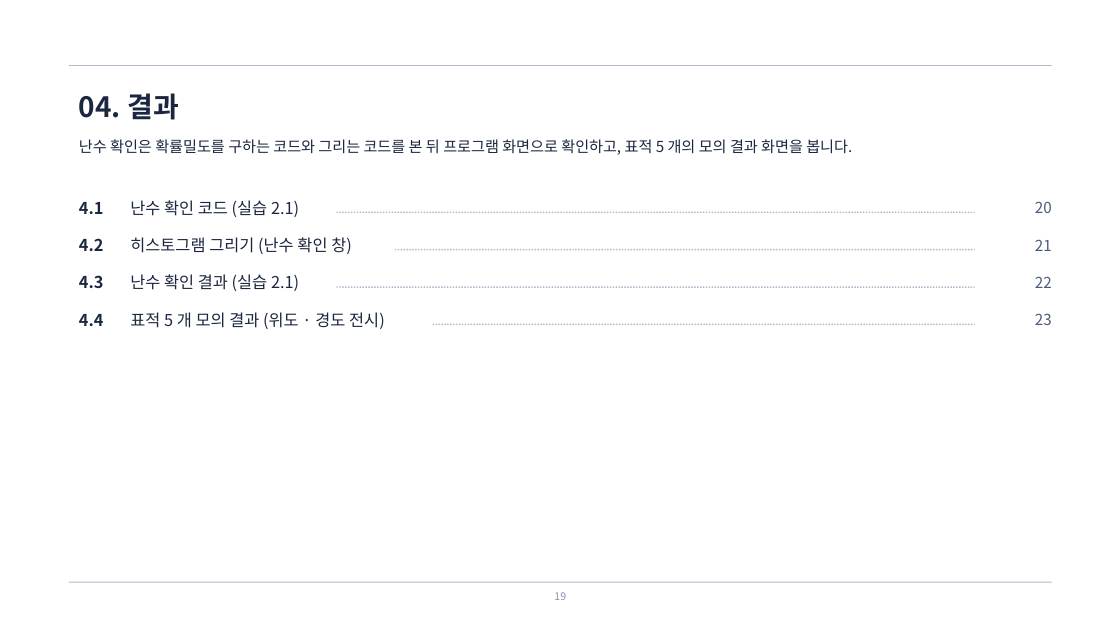
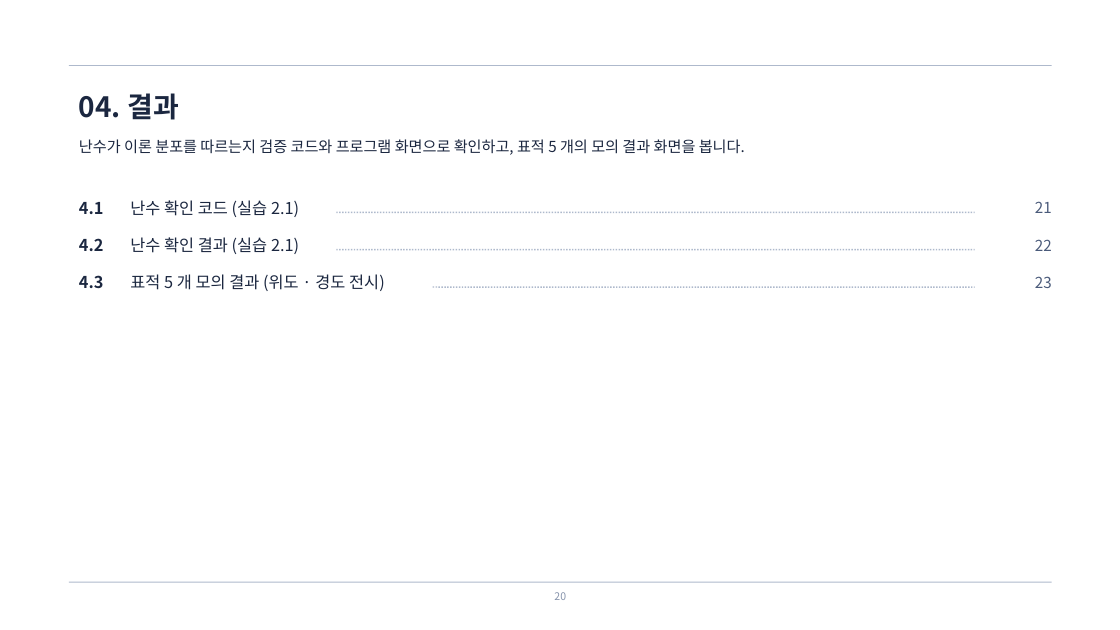
Before and after one commit to harley-hwan/radar-sw-study, a slide deck: slide 20 of Part4_Plot_Clutter_Sim/ref/산출물/Chapter4_PlotClutterSim.pptx (slide 19 before the commit). Drawn at 1120x630 pixels with LibreOffice and Linux fonts; fonts in the diff are those of the drawing. Boxes give left, top, right and bottom in pixels: in the first picture for what was removed or moved away, otherwise in the second. Text is boxed around its words. In the diff, an @@ line names an element or a change of style, - is before the commit and + after.

```diff
--- a/Part4_Plot_Clutter_Sim/ref/산출물/Chapter4_PlotClutterSim.pptx
+++ b/Part4_Plot_Clutter_Sim/ref/산출물/Chapter4_PlotClutterSim.pptx
@@ text at [79, 139, 745, 155]: text changed @@
-난수 확인은 확률밀도를 구하는 코드와 그리는 코드를 본 뒤 프로그램 화면으로 확인하고, 표적 5 개의 모의 결과 화면을 봅니다.
+난수가 이론 분포를 따르는지 검증 코드와 프로그램 화면으로 확인하고, 표적 5 개의 모의 결과 화면을 봅니다.
@@ text removed at [1035, 201, 1052, 213] @@
-20
@@ text "난수 확인 결과 (실습 2.1)": place and size @@
-text "난수 확인 결과 (실습 2.1)" at [130, 274, 299, 291]
+text "난수 확인 결과 (실습 2.1)" at [130, 237, 299, 254]
@@ text removed at [130, 237, 352, 254] @@
-히스토그램 그리기 (난수 확인 창)
@@ text "22": place and size @@
-text "22" at [1035, 276, 1052, 288]
+text "22" at [1035, 239, 1052, 251]
@@ line moved from (395, 250) - (975, 250) to (336, 250) - (975, 250) @@
@@ 3 texts: place and size @@
-3 texts at [130, 239, 1052, 329]
+3 texts at [130, 201, 1052, 291]
@@ line moved from (336, 287) - (975, 287) to (433, 287) - (975, 287) @@
@@ text removed at [79, 314, 104, 326] @@
-4.4
@@ line removed from (433, 324) to (975, 324) @@
```
Also in this commit, not shown: 11 other slides changed, 2 slides added, 2 slides removed, 57 other files.
